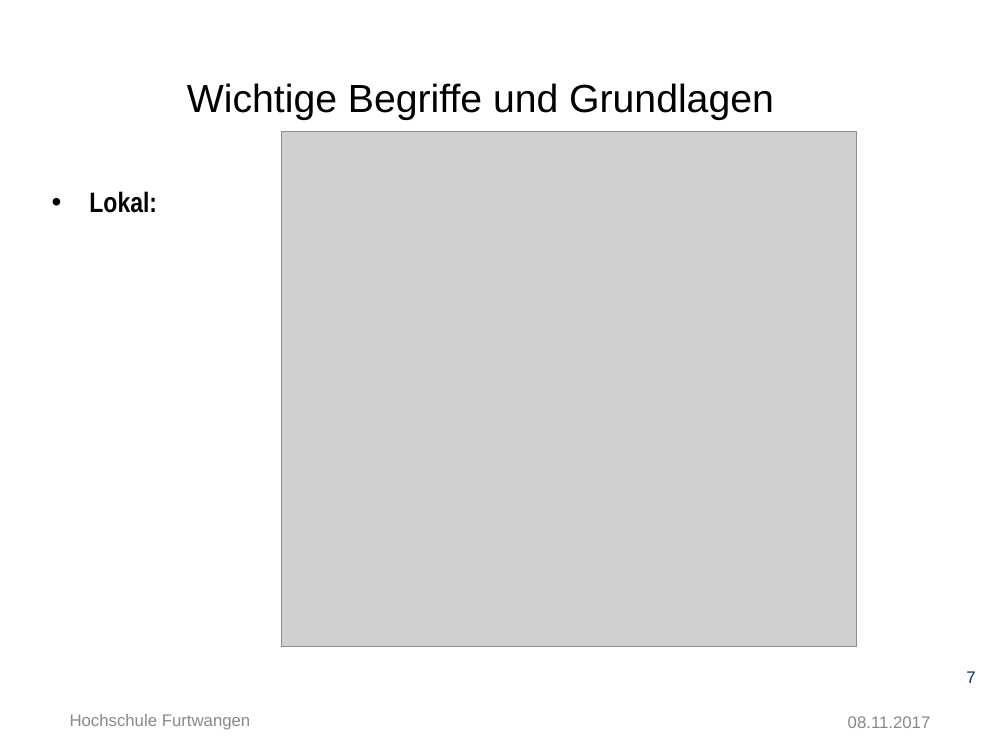
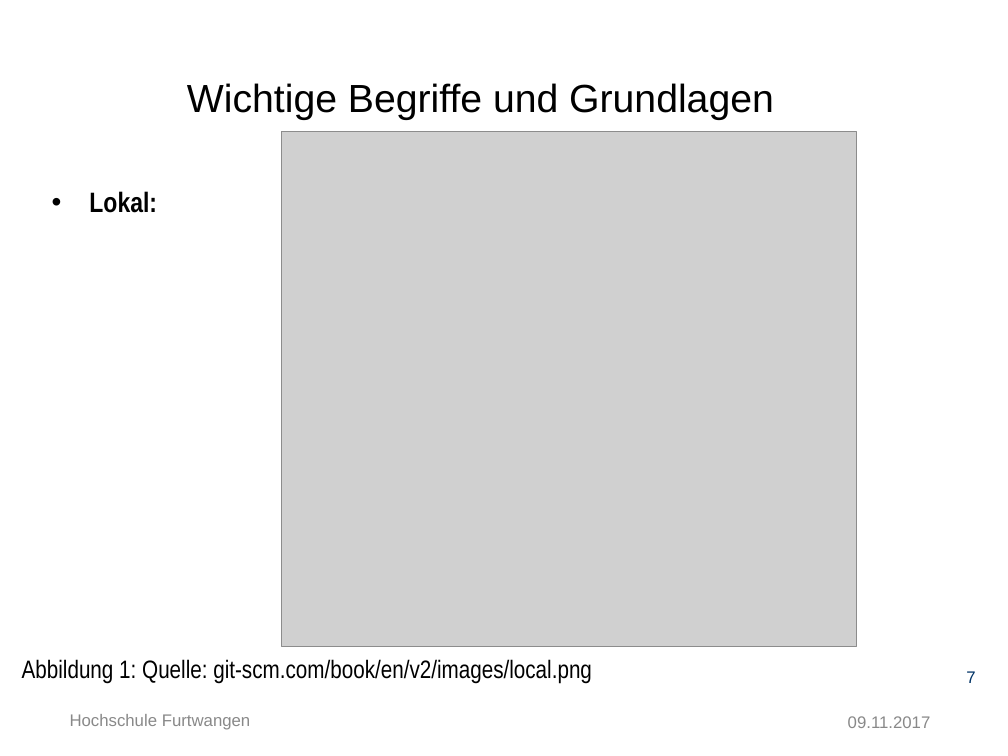
Before and after one commit to Ertugrul-Furtwangen/Erti, a slide deck: slide 7 of Thesis-Präsentation.pptx. Drawn at 1008x756 pixels with LibreOffice and Linux fonts; fonts in the diff are those of the drawing; grey boxes stand for pictures; background and template pictures are left out. Boxes give left, top, right and bottom in pixels: in the first picture for what was removed or moved away, otherwise in the second. Text is boxed around its words. In the diff, an @@ line names an element or a change of style, - is before the commit and + after.

```diff
--- a/Thesis-Präsentation.pptx
+++ b/Thesis-Präsentation.pptx
@@ text added at <box>22,659,592,684</box>, 18 pt, text #000000 @@
+Abbildung 1: Quelle: git-scm.com/book/en/v2/images/local.png
@@ text at <box>848,716,931,728</box>: text changed @@
-08.11.2017
+09.11.2017
```
Also in this commit, not shown: 39 other slides changed, 3 slides added, 2 slides removed.
